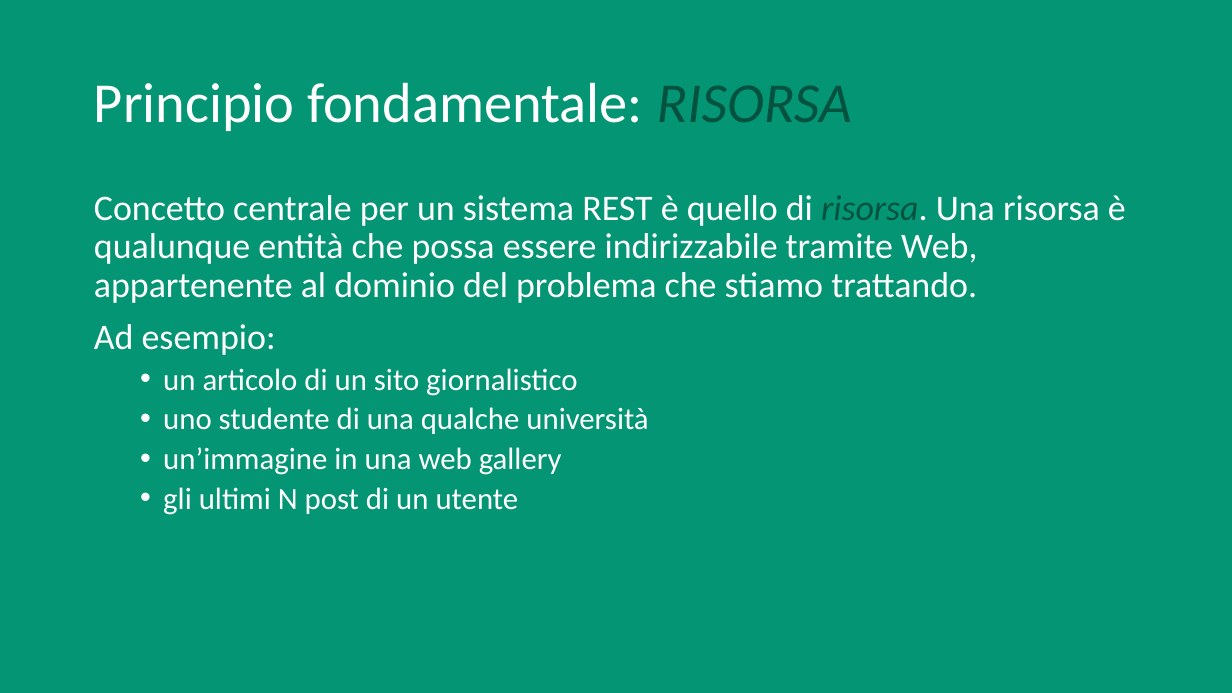
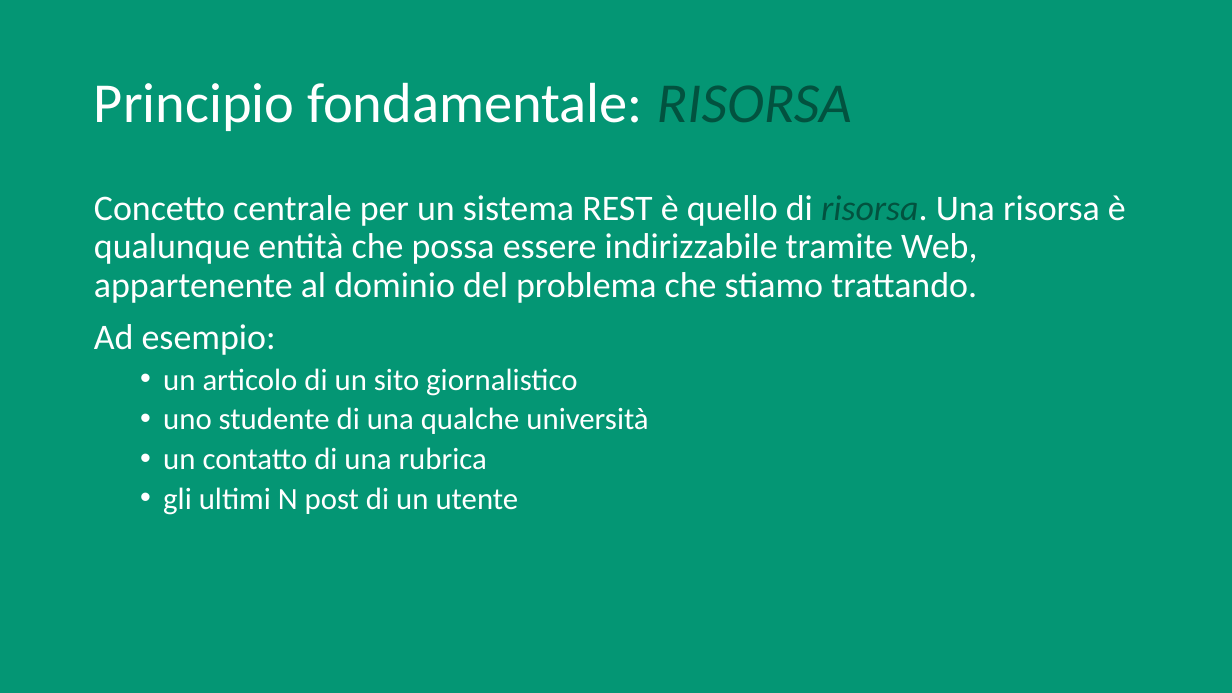
Before and after one commit to vassallocarlo/Tesi-RESTful, a slide deck: slide 6 of REST.pptx. Drawn at 1232x693 pixels with LibreOffice and Linux fonts; fonts in the diff are those of the drawing. Boxes give left, top, right and bottom in pixels: in the first picture for what was removed or moved away, otherwise in the second. Text is boxed around its words. In the diff, an @@ line names an element or a change of style, - is before the commit and + after.

```diff
--- a/REST.pptx
+++ b/REST.pptx
@@ text at (163, 447, 487, 470): text changed @@
-  • un’immagine in una web gallery
+  • un contatto di una rubrica
```
Also in this commit, not shown: 1 other slide changed, 2 slides added, 2 other files.
